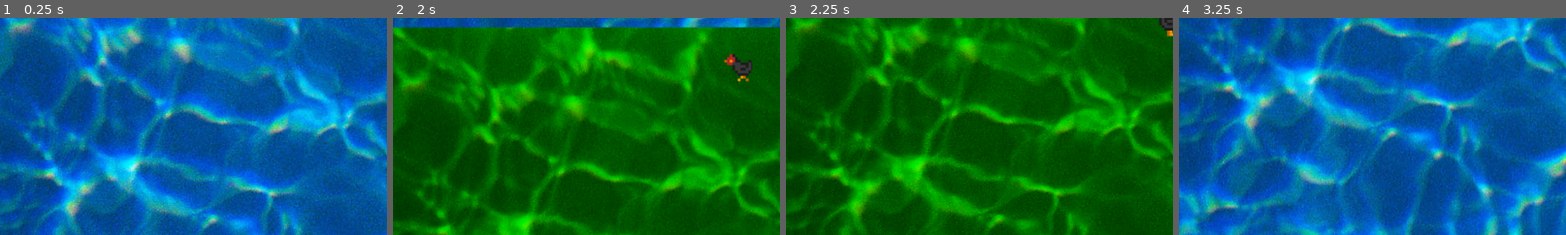
Above: before the commit, frames 1-4 (left to right).
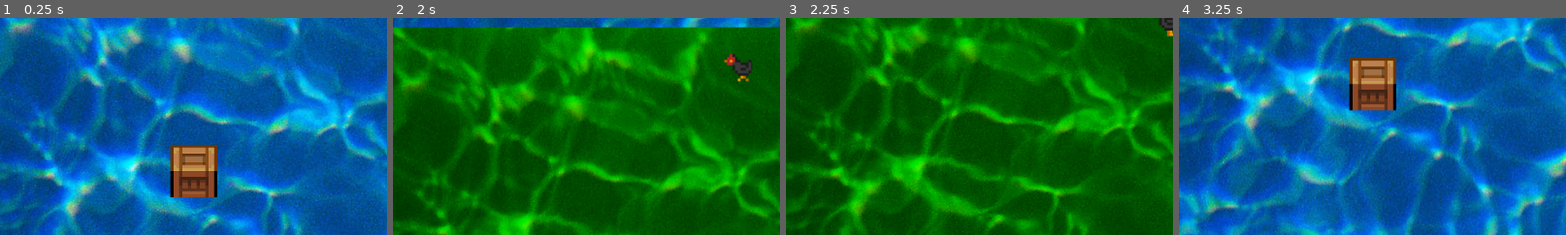
Above: after the commit, the same moments.

Repository: 3lbsofSalt/GhostFish
Game: Godot game, scene res://scenes/newRoot.tscn
Two runs of this game, one before a commit and one after it. Both use one fixed random seed, a clock stepped at 60 frames per second and the inputs below.
Inputs:
- Up to frame 1 (0.25 s): no input
- Up to frame 2 (2 s): tap Enter at 0.5 s; hold D (right) 0.53-1.28 s; tap Space at 0.77, 1.52 s; hold S (down) from 1.28 s (still down)
- Up to frame 3 (2.25 s): release S (down) at 2.03 s; hold D (right) from 2.03 s (still down)
- Up to frame 4 (3.25 s): release D (right) at 2.78 s; hold W (up) from 2.78 s (still down); tap Space at 3.02 s
The pictures show only the part of the screen within x 18-68%, y 11-61%; the shares and areas given below are measured in that part.

The runs differ from the first frame. In frame 1, 3.0% of the frame differs, in the area x 43-57%, y 58-83%; in frame 2, nothing differs; in frame 3, nothing differs; in frame 4, 3.0%, in the area x 43-57%, y 18-43%.

Commit message:
Added walls

Diff:
--- /dev/null
+++ b/scenes/crate.tscn
@@ -0,0 +1,17 @@
+[gd_scene load_steps=3 format=3 uid="uid://coo751sus8061"]
+
+[ext_resource type="Texture2D" uid="uid://4sr0pcbd5sg5" path="res://Assets/crate.png" id="1_l5rj8"]
+
+[sub_resource type="RectangleShape2D" id="RectangleShape2D_g1vgn"]
+size = Vector2(168, 100)
+
+[node name="Crate" type="Sprite2D"]
+position = Vector2(500, 300)
+scale = Vector2(0.5, 0.5)
+texture = ExtResource("1_l5rj8")
+
+[node name="StaticBody2D" type="StaticBody2D" parent="."]
+
+[node name="CollisionShape2D" type="CollisionShape2D" parent="StaticBody2D"]
+position = Vector2(0, 52)
+shape = SubResource("RectangleShape2D_g1vgn")
--- a/scenes/newRoot.tscn
+++ b/scenes/newRoot.tscn
@@ -1,9 +1,11 @@
-[gd_scene load_steps=5 format=3 uid="uid://c5tiuqr3ggo8o"]
+[gd_scene load_steps=7 format=3 uid="uid://c5tiuqr3ggo8o"]
 
 [ext_resource type="PackedScene" uid="uid://c6ripmd2conqx" path="res://scenes/fishPlayer.tscn" id="1_s4bfd"]
 [ext_resource type="PackedScene" uid="uid://cvkuhki4jn2i5" path="res://scenes/BasicGhost.tscn" id="2_avy68"]
 [ext_resource type="Script" path="res://camera.gd" id="3_nlxba"]
 [ext_resource type="Texture2D" uid="uid://cw3ustibtf0jl" path="res://Assets/waterBackdrop.png" id="3_xu64r"]
+[ext_resource type="Texture2D" uid="uid://dd67w6gcfio4q" path="res://Assets/woodBackdrop.png" id="4_cocek"]
+[ext_resource type="PackedScene" uid="uid://coo751sus8061" path="res://scenes/crate.tscn" id="5_5xgfe"]
 
 [node name="NewRoot" type="Node2D"]
 
@@ -24,6 +26,14 @@
 texture = ExtResource("3_xu64r")
 centered = false
 
+[node name="Backdrop3" type="Sprite2D" parent="."]
+z_index = -3
+position = Vector2(1152, 0)
+texture = ExtResource("4_cocek")
+centered = false
+
 [node name="Camera" type="Camera2D" parent="."]
 anchor_mode = 0
 script = ExtResource("3_nlxba")
+
+[node name="Crate" parent="." instance=ExtResource("5_5xgfe")]
Binary file added: Assets/crate.png
Not shown, added: Assets/crate.png.import
Binary file added: Assets/woodBackdrop.png
Not shown, added: Assets/woodBackdrop.png.import
